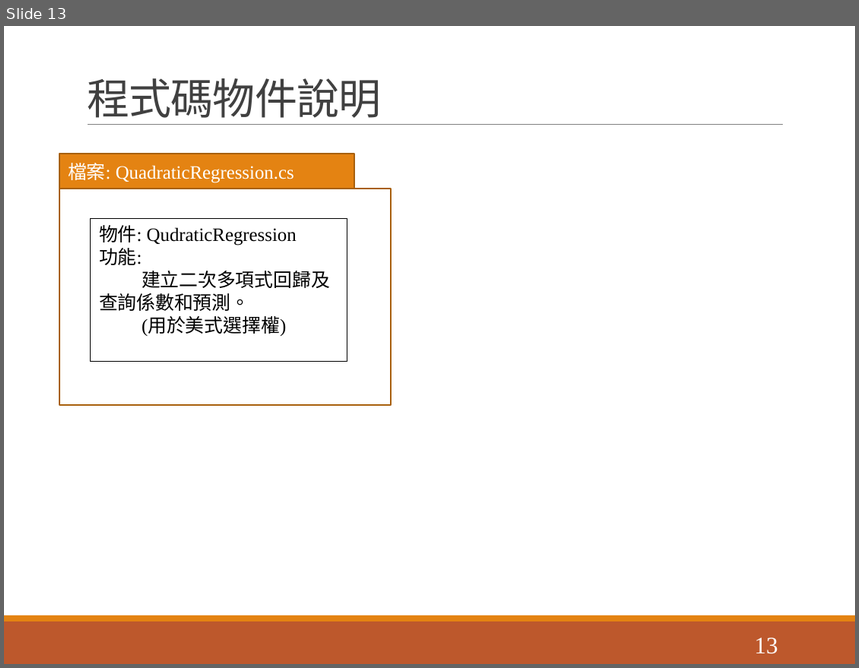
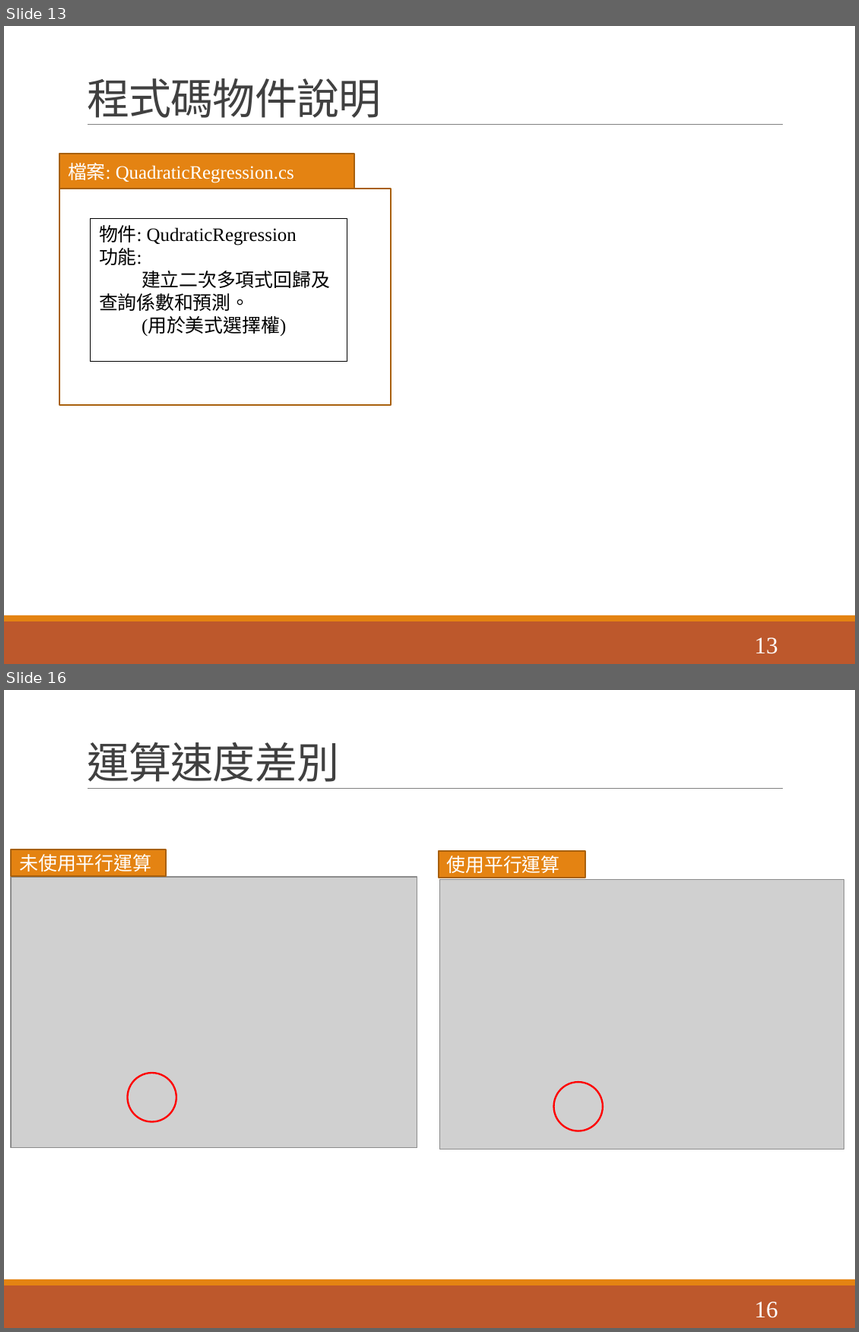
Before and after one commit to jian5753/heston-monter-carlo-multiThread, a slide deck: 期中專案_heston_model的蒙地卡羅模擬.pptx. Shown one above the other, each under a label of ours: slide 13 before the commit, slides 13 and 16 after it; the slides between them are not shown. The pictures are 859x668 and 859x1332 pixels, drawn with LibreOffice and Linux fonts; fonts in the diff are those of the drawing; grey boxes stand for pictures. Boxes give left, top, right and bottom in pixels: in the first picture for what was removed or moved away, otherwise in the second. Text is boxed around its words. In the diff, an @@ line names an element or a change of style, - is before the commit and + after.

```diff
--- a/期中專案_heston_model的蒙地卡羅模擬.pptx
+++ b/期中專案_heston_model的蒙地卡羅模擬.pptx
@@ slide 16 added at bbox=[4, 690, 855, 1328], background #FFFFFF; not listed: 3 template elements that a slide beside it also shows @@
@@ title added at bbox=[87, 742, 339, 789], 36 pt, text #404040 @@
+運算速度差別
@@ rectangle added at bbox=[11, 849, 166, 876], fill #E48312, outline #A9610D 1.25 pt, 16 pt, text #FFFFFF @@
+未使用平行運算
@@ rectangle added at bbox=[438, 851, 585, 878], fill #E48312, outline #A9610D 1.25 pt, 16 pt, text #FFFFFF @@
+使用平行運算
@@ picture added at bbox=[11, 877, 417, 1149] @@
@@ picture added at bbox=[439, 880, 844, 1150] @@
@@ ellipse added at bbox=[127, 1073, 176, 1122], outline #FF0000 1.5 pt @@
@@ ellipse added at bbox=[554, 1082, 602, 1132], outline #FF0000 1.5 pt @@
@@ page number added at bbox=[755, 1302, 778, 1319], 20 pt, text #FFFFFF @@
+16
```
Also in this commit, not shown: 1 slide changed, 2 other slides added.
